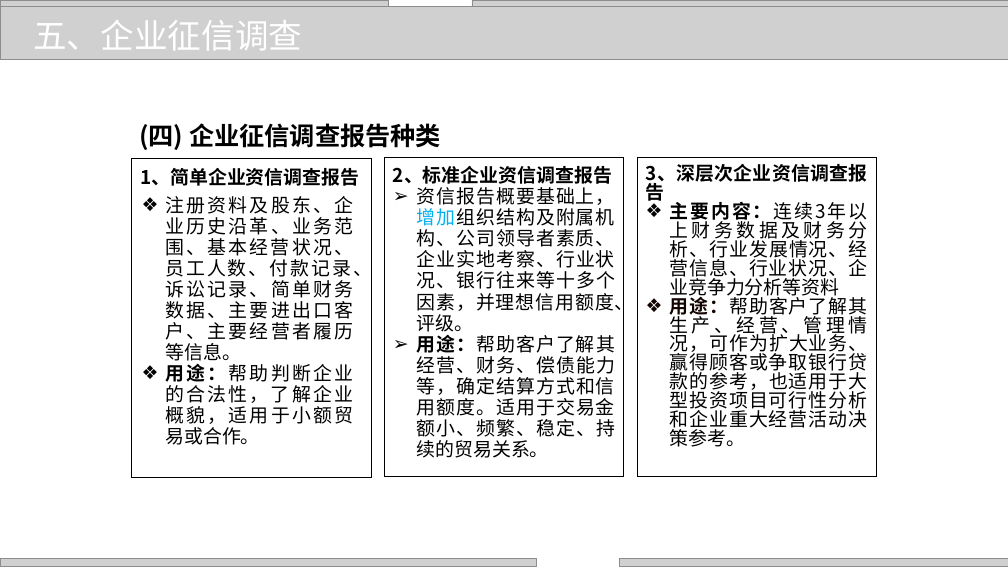
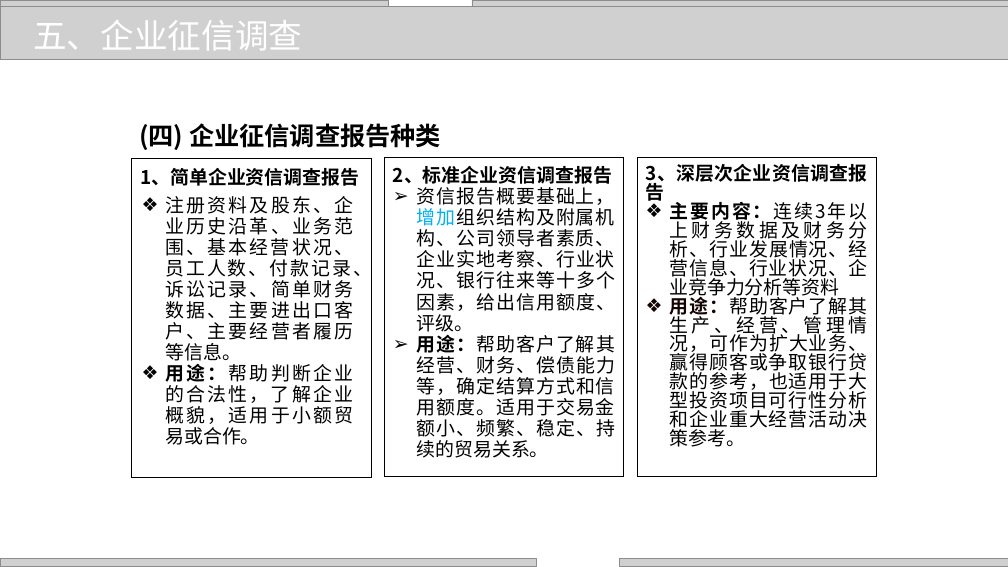
Before and after one commit to zhangjianzhang/internet_credit, a slide deck: slide 16 of files/slides/lecture_5.pptx. Drawn at 1008x567 pixels with LibreOffice and Linux fonts; fonts in the diff are those of the drawing; grey boxes stand for pictures; background and template pictures are left out. Boxes give left, top, right and bottom in pixels: in the first picture for what was removed or moved away, otherwise in the second. Text is boxed around its words. In the diff, an @@ line names an element or a change of style, - is before the commit and + after.

```diff
--- a/files/slides/lecture_5.pptx
+++ b/files/slides/lecture_5.pptx
@@ text in rectangle at [417,187,615,332]: text changed @@
-➢ 资信报告概要基础上，增加组织结构及附属机构、公司领导者素质、企业实地考察、行业状况、银行往来等十多个因素，并理想信用额度、评级。
+➢ 资信报告概要基础上，增加组织结构及附属机构、公司领导者素质、企业实地考察、行业状况、银行往来等十多个因素，给出信用额度、评级。
```
Also in this commit, not shown: 5 other slides changed, 5 other files.
